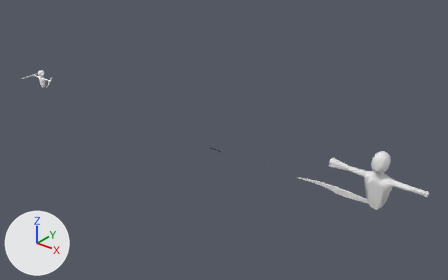
One commit to the Blender file Project/Assets/Blender/playerAnimation.blend: the scene before it, then after it.
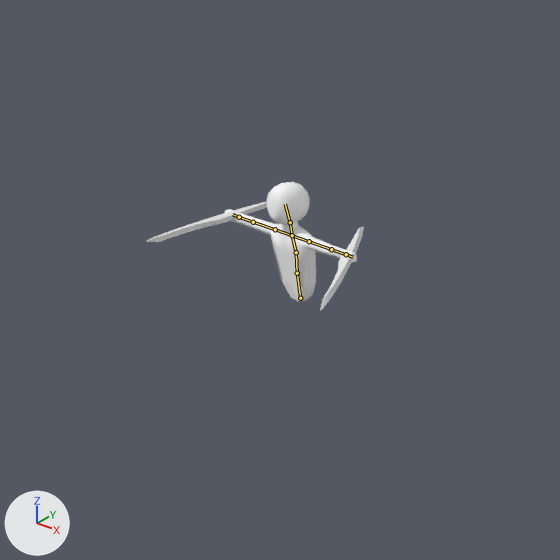
Each version appears first whole from a 50 mm camera at (218.7, -148.1, 96.7) aimed at (95.7, 5.7, 1.4), and next in a close-up on the part from 0% to 18% of the width and 16% to 44% of the height. Every picture has the same lights, and +X, +Y and +Z are marked at lower left. The bones that bend it are drawn over the model as lines in the close-ups.

Objects in the first close-up: 'playerWeapon_0', 'playerWeapon_1.001', 'player_0'.
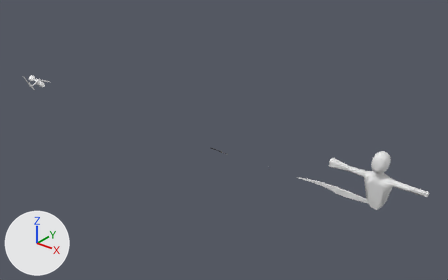
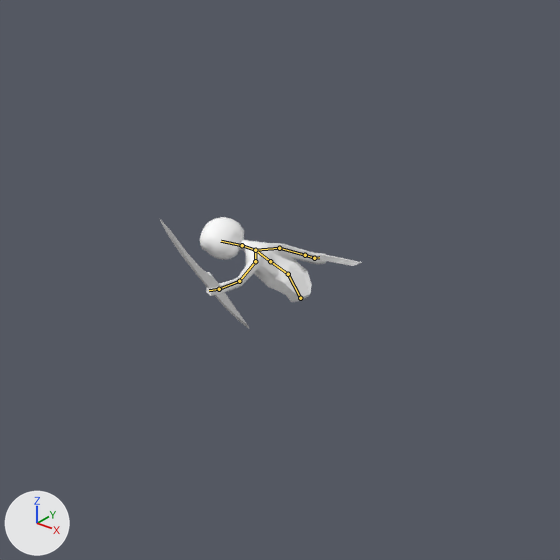
The newer file adds an action. The first version stands in its rest pose; the second is drawn at frame 6 of the action 'parry'.

The edits, one by one:
Bone 'waist' (bone_waist) turns from (0, 0, 0) to (-2, -82, 37) degrees about its own x, y and z.
Bone 'stomach' (bone_stomach) turns from (0, 0, 0) to (25, 9, -19) degrees about its own x, y and z.
Bone 'chest' (bone_chest) turns from (0, 0, 0) to (-31, 14, -25) degrees about its own x, y and z.
Bone 'neck' (bone_neck) turns from (0, 0, 0) to (35, 29, 25) degrees about its own x, y and z.
Bone 'ボーン.004' (bone_ボーン_004) turns from (0, 0, 0) to (-5, 18, 8) degrees about its own x, y and z.
Bone 'leftShoulder' (bone_leftshoulder) turns from (0, 0, 0) to (-3, -57, 0) degrees about its own x, y and z.
Bone 'leftUpperArm' (bone_leftupperarm) turns from (0, 0, 0) to (26, 33, -4) degrees about its own x, y and z.
Bone 'leftFoream' (bone_leftfoream) turns from (0, 0, 0) to (46, -47, -25) degrees about its own x, y and z.
Bone 'leftHand' (bone_lefthand) turns from (0, 0, 0) to (15, -50, -8) degrees about its own x, y and z.
Bone 'rightShoulder' (bone_rightshoulder) turns from (0, 0, 0) to (35, 33, -29) degrees about its own x, y and z.
Bone 'rightUpperArm' (bone_rightupperarm) turns from (0, 0, 0) to (13, 0, -13) degrees about its own x, y and z.
Bone 'rightForearm' (bone_rightforearm) turns from (0, 0, 0) to (-3, -8, -20) degrees about its own x, y and z.
Bone 'rightHand' (bone_righthand) turns from (0, 0, 0) to (-11, 18, 1) degrees about its own x, y and z.

Location of each change, (x1, y1, x2, y2) in pixels of the close-ups (560 x 560 px):
'player_0', posed (28% shorter)
    before: (224, 182, 357, 301)
    after: (200, 217, 327, 302)
'playerWeapon_1.001', posed (102% wider, 31% taller)
    before: (320, 227, 364, 311)
    after: (160, 219, 250, 329)
'playerWeapon_0', posed
    before: (147, 201, 267, 242)
    after: (245, 240, 362, 266)
bone 'waist', root to tip
    before: (300, 298) to (297, 273)
    after: (300, 298) to (288, 274)
bone 'stomach', root to tip
    before: (297, 273) to (296, 252)
    after: (288, 274) to (270, 261)
bone 'chest', root to tip
    before: (296, 252) to (292, 235)
    after: (270, 261) to (255, 250)
bone 'neck', root to tip
    before: (292, 235) to (290, 222)
    after: (255, 250) to (242, 245)
bone 'ボーン.004', root to tip
    before: (290, 222) to (285, 204)
    after: (242, 245) to (221, 241)
bone 'leftShoulder', root to tip
    before: (292, 235) to (309, 241)
    after: (255, 250) to (255, 261)
bone 'leftUpperArm', root to tip
    before: (309, 241) to (331, 249)
    after: (255, 261) to (239, 281)
bone 'leftFoream', root to tip
    before: (331, 249) to (346, 254)
    after: (239, 281) to (219, 289)
bone 'leftHand', root to tip
    before: (346, 254) to (353, 257)
    after: (219, 289) to (209, 290)
bone 'rightShoulder', root to tip
    before: (292, 235) to (275, 229)
    after: (255, 250) to (279, 248)
bone 'rightUpperArm', root to tip
    before: (275, 229) to (253, 222)
    after: (279, 248) to (305, 255)
bone 'rightForearm', root to tip
    before: (253, 222) to (239, 217)
    after: (305, 255) to (314, 258)
bone 'rightHand', root to tip
    before: (239, 217) to (232, 214)
    after: (314, 258) to (319, 257)
